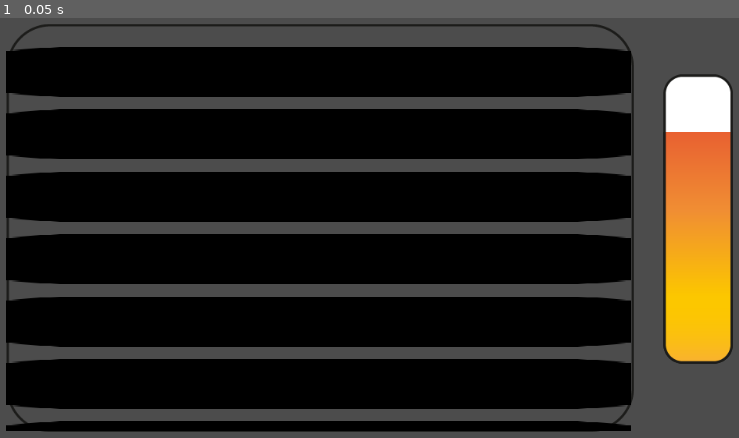
Above: before the commit, frame 1.
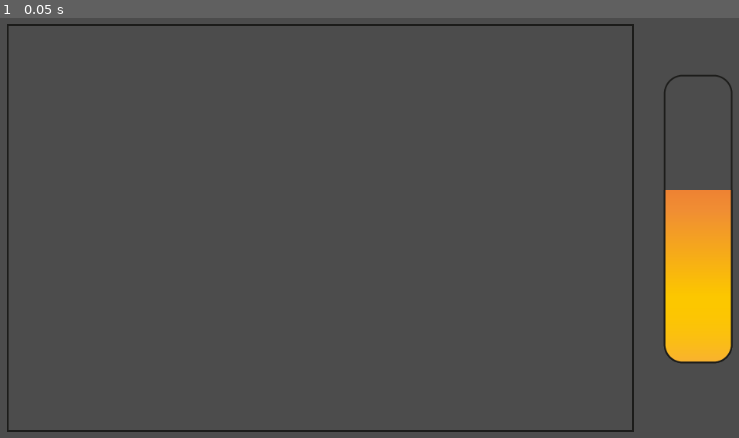
Above: after the commit, the same moment.

Repository: Apllify/FebruaryGameJam
Game: Godot game, scene res://Scenes/BanningSimulator.tscn
Same seed, same stepped clock (60 frames per second), same inputs: the game is played once before the commit and once after it. The engine's default icon, where the game draws it, is replaced by a stand-in: a white triangle on a blue panel in a dark square.
Inputs:
- Up to frame 1 (0.05 s): no input

The runs differ from the first frame. In frame 1, 65% of the frame differs, in the area x 0-100%, y 1-99%.

Commit message:
set up the scrolling ?

Diff:
--- a/FebruaryGameJam/Scenes/BanningSimulator.tscn
+++ b/FebruaryGameJam/Scenes/BanningSimulator.tscn
@@ -1,18 +1,24 @@
 [gd_scene load_steps=5 format=2]
 
-[ext_resource path="res://icon.png" type="Texture" id=1]
 [ext_resource path="res://Sprites/1x/ChinaGauge.png" type="Texture" id=2]
-[ext_resource path="res://Sprites/1x/Asset 6.png" type="Texture" id=3]
-[ext_resource path="res://Sprites/1x/EmptyGauge.png" type="Texture" id=4]
+[ext_resource path="res://Sprites/1x/ScrollContainerOutline.png" type="Texture" id=3]
+[ext_resource path="res://Sprites/1x/EmptyGauge_1.png" type="Texture" id=4]
+[ext_resource path="res://Sprites/BackgroundSprite.jpg" type="Texture" id=5]
 
 [node name="BanningSimulator" type="Node2D"]
+
+[node name="BackgroundSprite" type="Sprite" parent="."]
+visible = false
+position = Vector2( 511.444, 299.543 )
+scale = Vector2( 1.9595, 1.81153 )
+texture = ExtResource( 5 )
 
 [node name="SocialCreditBar" type="TextureProgress" parent="."]
 margin_left = 881.386
 margin_top = 103.388
 margin_right = 971.386
 margin_bottom = 474.388
-value = 80.0
+value = 60.0
 texture_under = ExtResource( 4 )
 texture_progress = ExtResource( 2 )
 fill_mode = 3
@@ -25,74 +31,26 @@
 texture = ExtResource( 3 )
 
 [node name="ScrollContainer" type="ScrollContainer" parent="."]
-margin_left = 40.0
-margin_top = 40.0
-margin_right = 840.0
-margin_bottom = 560.0
+margin_left = 46.0
+margin_top = 54.0
+margin_right = 838.0
+margin_bottom = 541.0
+scroll_horizontal_enabled = false
 __meta__ = {
 "_edit_use_anchors_": false
 }
 
-[node name="Post" type="Node2D" parent="ScrollContainer"]
-position = Vector2( 400, 60 )
+[node name="VBoxContainer" type="VBoxContainer" parent="ScrollContainer"]
+custom_constants/separation = 80
 
-[node name="PostSprite" type="Sprite" parent="ScrollContainer/Post"]
-self_modulate = Color( 0, 0, 0, 1 )
-scale = Vector2( 12.5, 1 )
-texture = ExtResource( 1 )
+[node name="Post" type="Control" parent="ScrollContainer/VBoxContainer"]
+margin_left = 20.0
+margin_right = 770.0
+margin_bottom = 80.0
 
-[node name="Post2" type="Node2D" parent="ScrollContainer"]
-position = Vector2( 400, 140 )
-
-[node name="PostSprite" type="Sprite" parent="ScrollContainer/Post2"]
-self_modulate = Color( 0, 0, 0, 1 )
-scale = Vector2( 12.5, 1 )
-texture = ExtResource( 1 )
-
-[node name="Post3" type="Node2D" parent="ScrollContainer"]
-position = Vector2( 400, 220 )
-
-[node name="PostSprite" type="Sprite" parent="ScrollContainer/Post3"]
-self_modulate = Color( 0, 0, 0, 1 )
-scale = Vector2( 12.5, 1 )
-texture = ExtResource( 1 )
-
-[node name="Post4" type="Node2D" parent="ScrollContainer"]
-position = Vector2( 400, 300 )
-
-[node name="PostSprite" type="Sprite" parent="ScrollContainer/Post4"]
-self_modulate = Color( 0, 0, 0, 1 )
-scale = Vector2( 12.5, 1 )
-texture = ExtResource( 1 )
-
-[node name="Post5" type="Node2D" parent="ScrollContainer"]
-position = Vector2( 400, 380 )
-
-[node name="PostSprite" type="Sprite" parent="ScrollContainer/Post5"]
-self_modulate = Color( 0, 0, 0, 1 )
-scale = Vector2( 12.5, 1 )
-texture = ExtResource( 1 )
-
-[node name="Post6" type="Node2D" parent="ScrollContainer"]
-position = Vector2( 400, 460 )
-
-[node name="PostSprite" type="Sprite" parent="ScrollContainer/Post6"]
-self_modulate = Color( 0, 0, 0, 1 )
-scale = Vector2( 12.5, 1 )
-texture = ExtResource( 1 )
-
-[node name="Post7" type="Node2D" parent="ScrollContainer"]
-position = Vector2( 400, 540 )
-
-[node name="PostSprite" type="Sprite" parent="ScrollContainer/Post7"]
-self_modulate = Color( 0, 0, 0, 1 )
-scale = Vector2( 12.5, 1 )
-texture = ExtResource( 1 )
-
-[node name="Post8" type="Node2D" parent="ScrollContainer"]
-position = Vector2( 400, 620 )
-
-[node name="PostSprite" type="Sprite" parent="ScrollContainer/Post8"]
-self_modulate = Color( 0, 0, 0, 1 )
-scale = Vector2( 12.5, 1 )
-texture = ExtResource( 1 )
+[node name="Label" type="Label" parent="ScrollContainer/VBoxContainer/Post"]
+margin_right = 40.0
+margin_bottom = 14.0
+__meta__ = {
+"_edit_use_anchors_": false
+}
--- a/FebruaryGameJam/Scenes/JobApplications.tscn
+++ b/FebruaryGameJam/Scenes/JobApplications.tscn
@@ -1,7 +1,7 @@
 [gd_scene load_steps=3 format=2]
 
 [ext_resource path="res://Fonts/new_dynamicfont.tres" type="DynamicFont" id=1]
-[ext_resource path="res://Sprites/f50524ee5f161f437400aaf215c9e12f.jpg" type="Texture" id=2]
+[ext_resource path="res://Sprites/BackgroundSprite.jpg" type="Texture" id=2]
 
 [node name="Node2D" type="Node2D"]
 
Not shown: 1 places in FebruaryGameJam/Scenes/JobApplications.tscn that only renumber resources
Binary file removed: FebruaryGameJam/Sprites/1x/Asset 6.png
Binary file added: FebruaryGameJam/Sprites/1x/Asset 9.png
Not shown, changed: FebruaryGameJam/Sprites/1x/Asset 9.png.import
Binary file changed: FebruaryGameJam/Sprites/1x/ChinaGauge.png
Binary file removed: FebruaryGameJam/Sprites/1x/EmptyGauge.png
Binary file added: FebruaryGameJam/Sprites/1x/EmptyGauge_1.png
Not shown, changed: FebruaryGameJam/Sprites/1x/EmptyGauge_1.png.import
Binary file changed: FebruaryGameJam/Sprites/1x/ScrollContainerOutline.png
Renamed: FebruaryGameJam/Sprites/f50524ee5f161f437400aaf215c9e12f.jpg -> FebruaryGameJam/Sprites/BackgroundSprite.jpg
Not shown, changed: FebruaryGameJam/Sprites/BackgroundSprite.jpg.import
